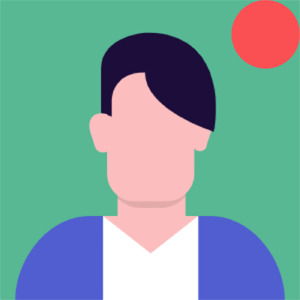
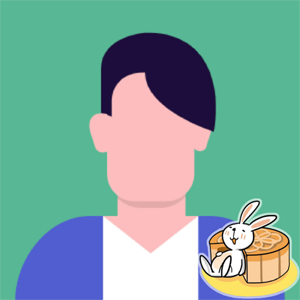
Revision of a layered 300x300 image; what changed, layer by layer:
added layer "图层 9" above "图层 8" over [13, 0, 300, 300]
hid "图层 1" over [13, 0, 300, 300]
